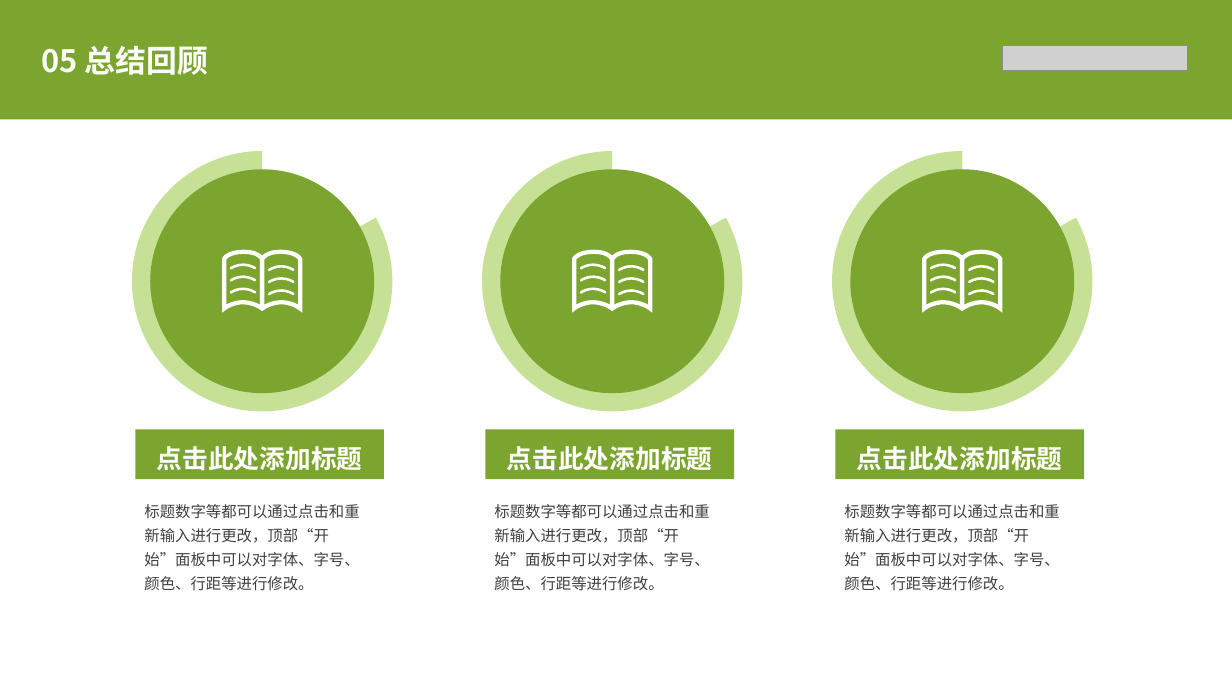
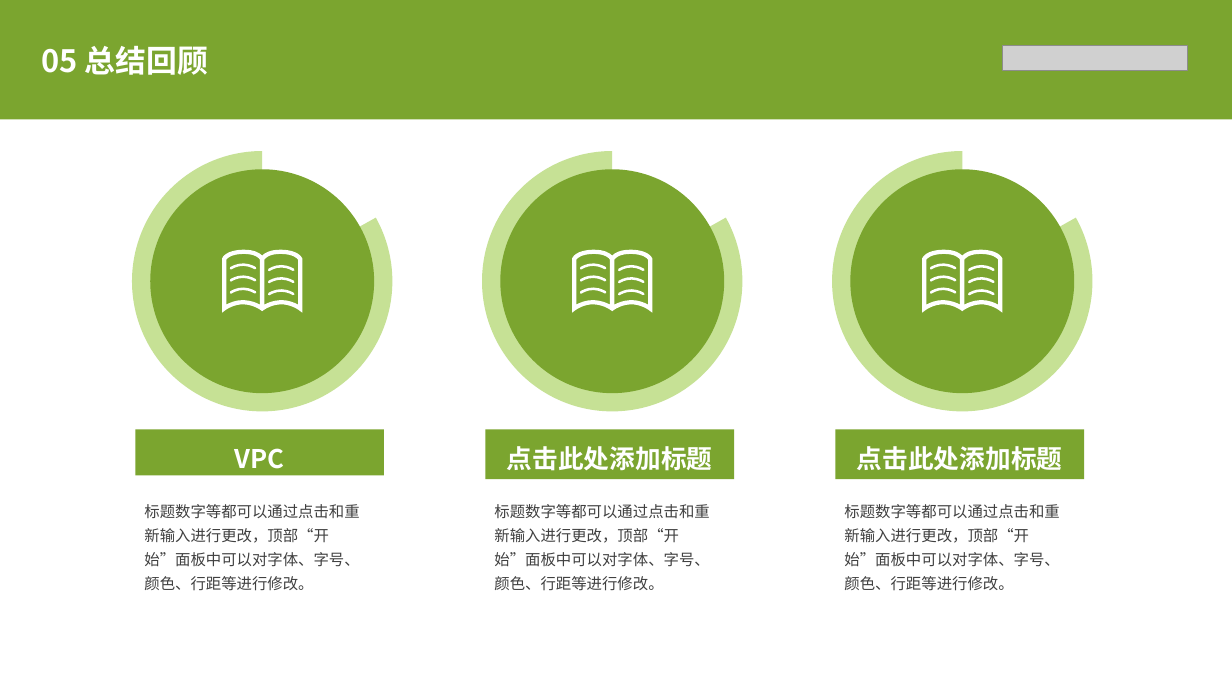
Before and after one commit to Gabriel-Lu/UniqueMicrosoft, a slide deck: slide 22 of UniqueHack.pptx. Drawn at 1232x693 pixels with LibreOffice and Linux fonts; fonts in the diff are those of the drawing; grey boxes stand for pictures; background and template pictures are left out. Boxes give left, top, right and bottom in pixels: in the first picture for what was removed or moved away, otherwise in the second. Text is boxed around its words. In the diff, an @@ line names an element or a change of style, - is before the commit and + after.

```diff
--- a/UniqueHack.pptx
+++ b/UniqueHack.pptx
@@ rectangle "VPC": place and size @@
-rectangle "VPC" at [135,430,384,480]
+rectangle "VPC" at [135,430,384,476]
@@ text in rectangle at [235,448,285,469]: text changed @@
-点击此处添加标题
+VPC
```
Also in this commit, not shown: 1 slide added, 1 slide removed.
